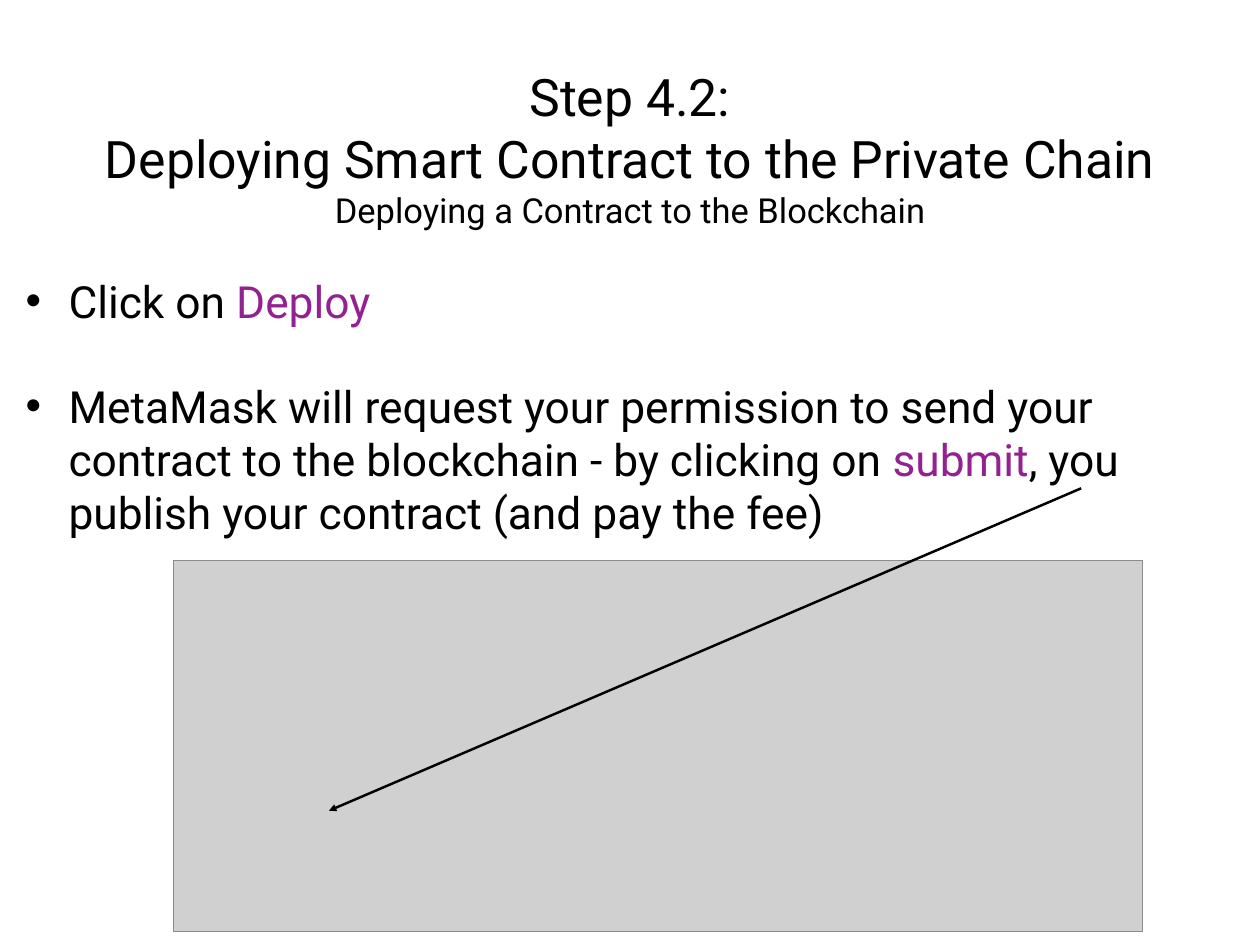
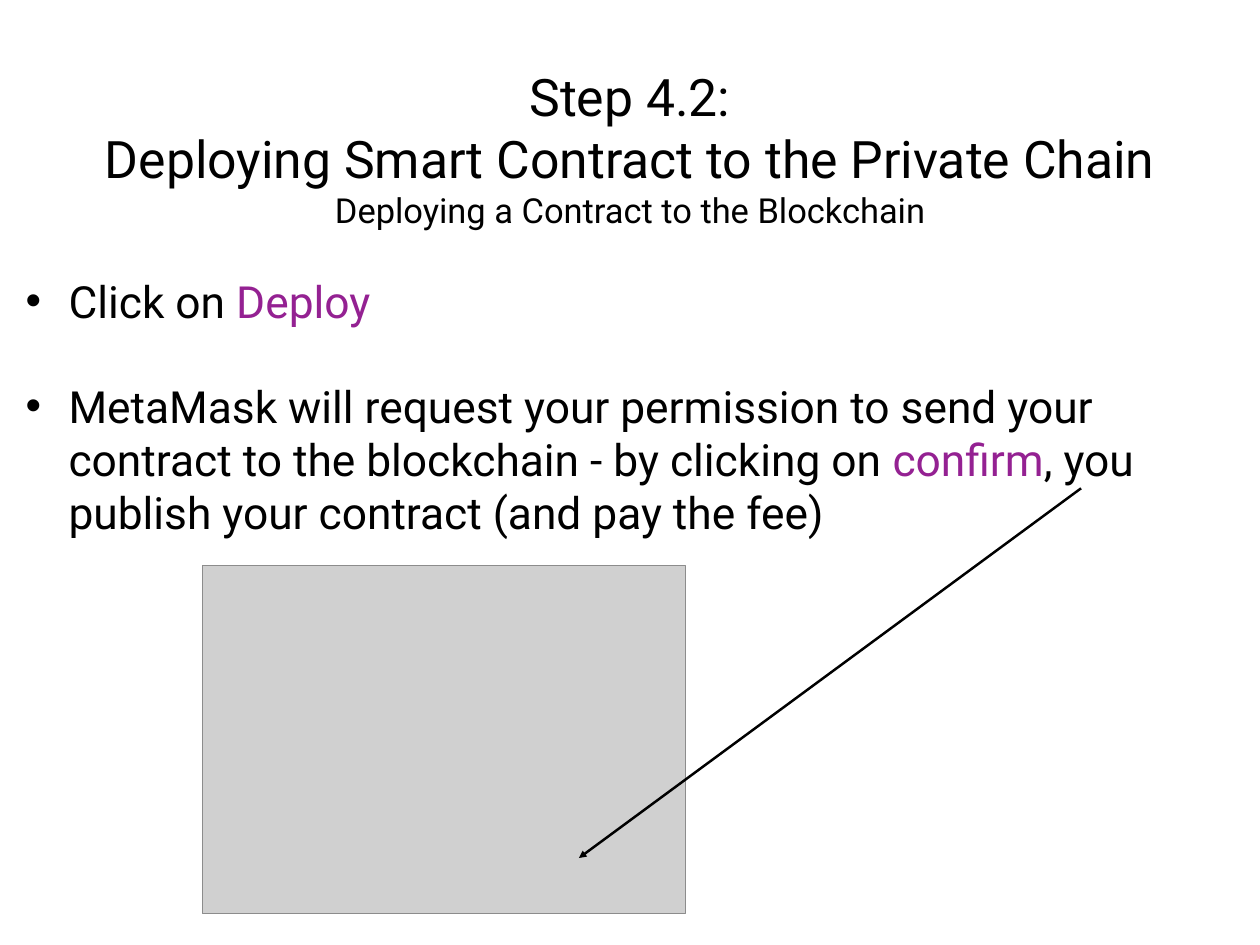
Before and after one commit to solegga/blockchaincourse, a slide deck: slide 20 of How_to_connect_to_university_of_edinburgh_private_blockchain.pptx (slide 17 before the commit). Drawn at 1260x945 pixels with LibreOffice and Linux fonts; fonts in the diff are those of the drawing; grey boxes stand for pictures. Boxes give left, top, right and bottom in pixels: in the first picture for what was removed or moved away, otherwise in the second. Text is boxed around its words. In the diff, an @@ line names an element or a change of style, - is before the commit and + after.

```diff
--- a/How_to_connect_to_university_of_edinburgh_private_blockchain.pptx
+++ b/How_to_connect_to_university_of_edinburgh_private_blockchain.pptx
@@ text at [69, 389, 1134, 539]: text changed @@
-• MetaMask will request your permission to send your contract to the blockchain - by clicking on submit, you publish your contract (and pay the fee)
+• MetaMask will request your permission to send your contract to the blockchain - by clicking on confirm, you publish your contract (and pay the fee)
@@ freeform shape: place and size @@
-freeform shape at [329, 488, 1081, 811]
+freeform shape at [579, 488, 1082, 858]
@@ picture removed at [174, 561, 1142, 932] @@
@@ picture added at [202, 565, 685, 914] @@
```
Also in this commit, not shown: 20 other slides changed, 3 slides added, 1 other file.
